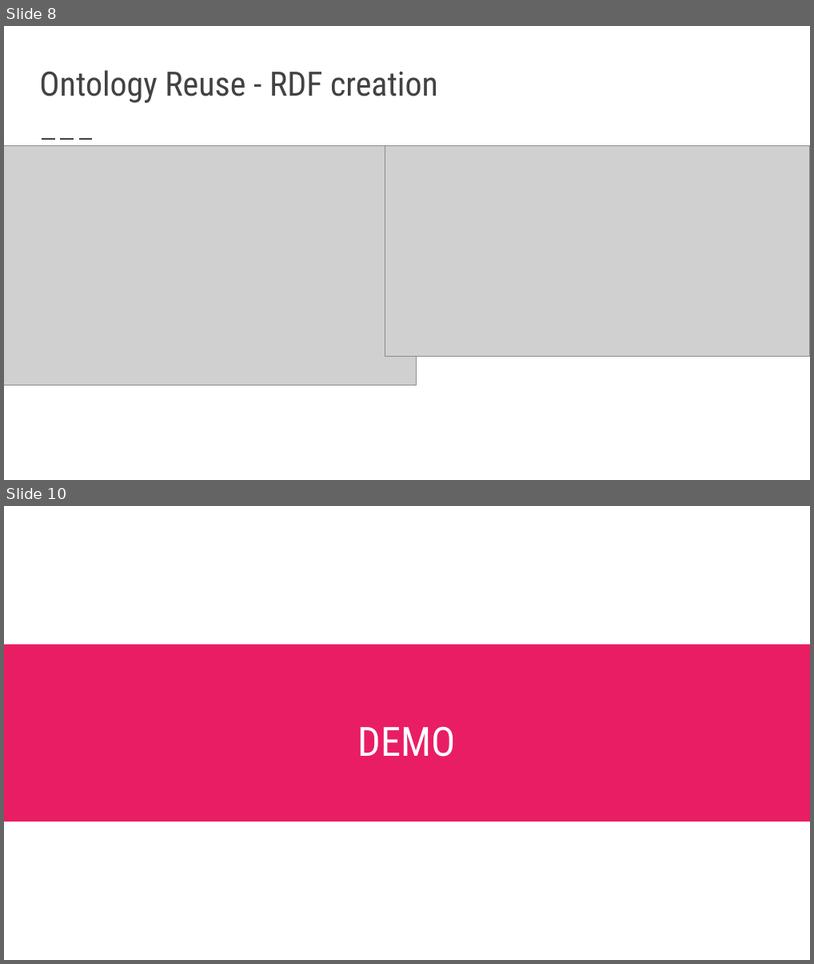
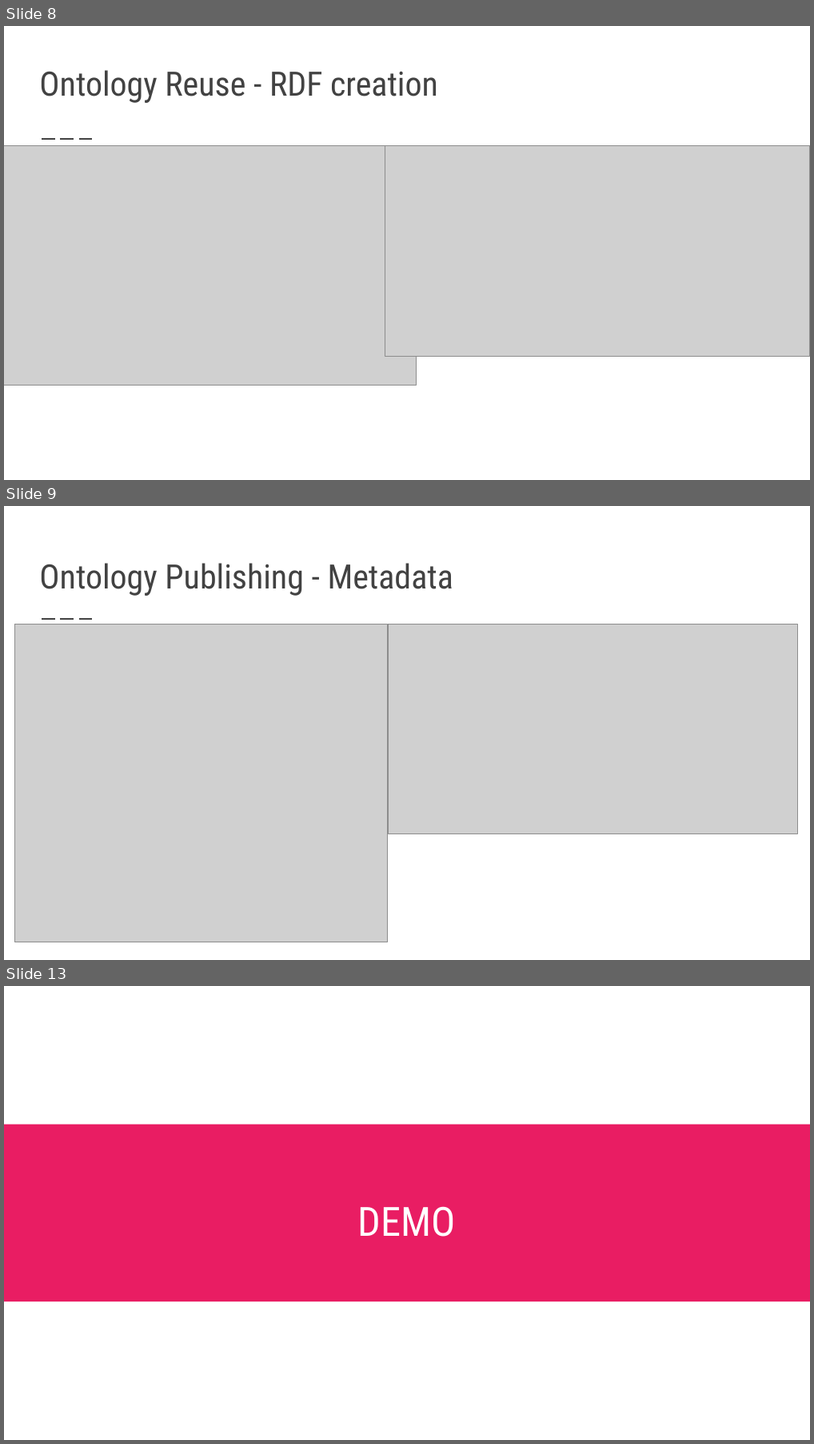
Before and after one commit to FacultadInformatica-LinkedData/Curso2017-2018, a slide deck: HandsOn/Group08/presentacion.pptx. Shown one above the other, each under a label of ours: slides 8 and 10 before the commit, slides 8, 9 and 13 after it; the slides between them are not shown. The pictures are 814x964 and 814x1444 pixels, drawn with LibreOffice and Linux fonts; fonts in the diff are those of the drawing; grey boxes stand for pictures. Boxes give left, top, right and bottom in pixels: in the first picture for what was removed or moved away, otherwise in the second. Text is boxed around its words. In the diff, an @@ line names an element or a change of style, - is before the commit and + after.

```diff
--- a/HandsOn/Group08/presentacion.pptx
+++ b/HandsOn/Group08/presentacion.pptx
@@ slide 9 added at bbox=[4, 506, 810, 960], background #FFFFFF; not listed: 1 template element that a slide beside it also shows @@
@@ title added at bbox=[39, 563, 454, 596], 30 pt, text #424242 @@
+Ontology Publishing - Metadata
@@ picture added at bbox=[14, 624, 388, 941] @@
@@ picture added at bbox=[388, 624, 798, 833] @@
@@ what was slide 10 is now slide 13 @@
```
Also in this commit, not shown: 3 slides changed, 3 other slides added, 1 other file.
